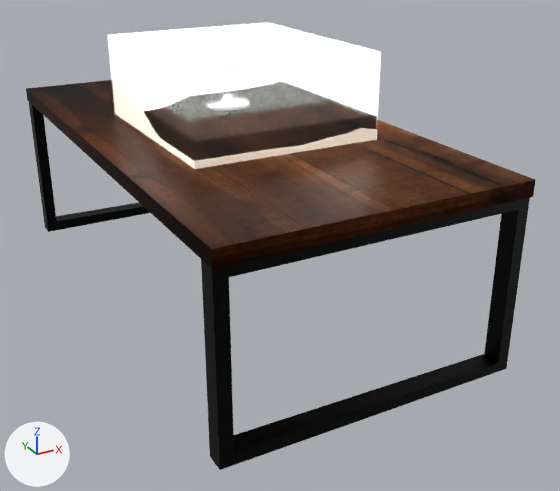
The Blender file assets/blender_water_simulation.blend as it was, and as the next commit left it.
One viewpoint serves both versions: a camera (50 mm lens) standing at (-34.7, -80.9, 22.1) and looking at (6.5, -6.0, -15.4). Every picture has the same lights, and +X, +Y and +Z are marked at lower left.

Names of what the first picture shows: 'Glass walls', 'Legs', 'Sand', 'Table'.
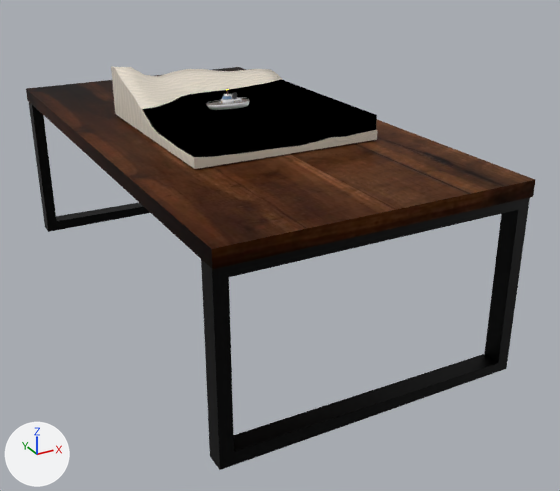
Commit message: Add soaked sand

Patch to the scene script:
```diff
--- a/assets/blender_water_simulation.blend.py
+++ b/assets/blender_water_simulation.blend.py
@@ mat_material @@
 n0 = _N.new('ShaderNodeMixShader'); n0.name = 'Mix Shader'
+n0.inputs[0].default_value = 0.175  # 'Factor'
 n1 = _N.new('ShaderNodeOutputMaterial'); n1.name = 'Material Output'
@@ mat_material @@
 n3 = _N.new('ShaderNodeBsdfPrincipled'); n3.name = 'Principled BSDF'
 n3.inputs[1].default_value = 0.916  # 'Metallic'
-n3.inputs[2].default_value = 0.0  # 'Roughness'
+n3.inputs[2].default_value = 0.336  # 'Roughness'
 n3.inputs[3].default_value = 1.45  # 'IOR'
@@ mat_material @@
 n3.inputs[28].default_value = 1.0  # 'Emission Strength'
+n3.inputs[0].default_value = (0.106, 0.0, 0.8, 1.0)  # 'Base Color', purple #5c00e7
 n4 = _N.new('ShaderNodeAddShader'); n4.name = 'Add Shader'
@@ mat_soaked @@
+mat_soaked = bpy.data.materials.new('Soaked')
+# nodes: BsdfPrincipled, BsdfTransparent, MixShader, OutputMaterial
+# colours: white #ffebdc, brown #3a1b04
@@ me_plane_003 @@
 me_plane_003.from_pydata(...)  # 188 vertices, 165 faces; spans x -1.4..1.44, y -1.82..1.44, z -0.13..0.67
 # used by ob_sand; location = (3.4, 0.0, -0.6); scale = (7.59, 7.59, 7.59)
 # before: 104 (0.39, -1.61, 0.04), 124 (0.9, -1.62, 0.05), 134 (1.15, -1.62, 0.04)
-me_plane_003.vertices[22].co = (0.9, -1.82, 0.05)  # pixel (346, 133)
-me_plane_003.vertices[23].co = (1.15, -1.82, 0.1)  # pixel (361, 127)
+# me_plane_003 part 1: all 2 vertices in x -1.4, y -0.87..-0.56, z 0.0 are moved by (0.0, 0.0, 0.04)
+# me_plane_003 part 2: the 1 vertex in x -1.4, y -1.62, z 0.0 is moved by (0.0, 0.0, 0.04)
+# me_plane_003 part 3: the 1 vertex in x -1.4, y -1.82, z 0.0 is moved by (0.0, 0.0, 0.05)
+# me_plane_003 part 4
+for i in [104, 124, 134]: me_plane_003.vertices[i].co += Vector((0.0, 0.0, -0.05))
+me_plane_003.vertices[22].co = (0.9, -1.82, 0.01)  # pixel (345, 136)
+me_plane_003.vertices[23].co = (1.15, -1.82, 0.03)  # pixel (360, 133)
 me_plane_003.vertices[94].co = (0.13, -1.62, 0.01)
-me_plane_003.vertices[114].co = (0.64, -1.59, 0.08)
-me_plane_003.vertices[115].co = (0.64, -1.17, 0.04)
+me_plane_003.vertices[114].co = (0.64, -1.59, -0.04)
+me_plane_003.vertices[115].co = (0.64, -1.17, 0.02)
 me_plane_003.materials.append(mat_sand)
@@ me_plane_000 @@
+me_plane_000.from_pydata(...)  # 107 vertices, 85 faces; spans x -1.4..1.44, y -1.82..0.96, z 0.0..0.25
+me_plane_000.polygons.foreach_set('use_smooth', [True] * 85)
+me_plane_000.materials.append(mat_soaked)
@@ ob_glass_walls @@
 ob_glass_walls = bpy.data.objects.new('Glass walls', me_cube)
-ob_glass_walls.location = (3.4, 1.6, -2.2)
-ob_glass_walls.scale = (1.48, 1.32, 1.3)
+ob_glass_walls.location = (3.4, 1.7, -2.4)
+ob_glass_walls.scale = (1.55, 1.34, 1.36)
+ob_glass_walls.hide_set(True)
@@ ob_water @@
 ob_water = bpy.data.objects.new('Water', me_plane_002)
-ob_water.location = (3.4, -2.9, 1.2)
+ob_water.location = (3.4, -2.9, 1.3)
 ob_water.scale = (8.76, 8.76, 8.76)
@@ ob_soaked_sand @@
+ob_soaked_sand = bpy.data.objects.new('Soaked Sand', me_plane_000)
+ob_soaked_sand.parent = ob_water
+ob_soaked_sand.matrix_parent_inverse = Matrix(((0.114, 0.0, 0.0, -0.389), (0.0, 0.114, 0.0, 0.333), (0.0, 0.0, 0.114, -0.138), (0.0, 0.0, 0.0, 1.0)))
+ob_soaked_sand.location = (3.392, -0.00854, -0.641)
+ob_soaked_sand.scale = (7.59, 7.59, 7.59)
```

Changed parts and their boxes [x1, y1, x2, y2] in the pictures (560 x 491 px; the box of a moved part takes in the faces that stretch with it):
'Glass walls', hidden
    before: [108, 23, 381, 171]
'Water', moved (not visible before)
    after: [142, 79, 377, 157]
'Soaked Sand', added
    after: [144, 95, 374, 156]
part 1 of me_plane_003, moved or reshaped (not visible before)
    after: [151, 127, 176, 156]
part 2 of me_plane_003, moved or reshaped (not visible before)
    after: [175, 146, 189, 165]
part 3 of me_plane_003, moved or reshaped (not visible before)
    after: [188, 154, 213, 169]
part 4 of me_plane_003, moved or reshaped (not visible before)
    after: [285, 130, 378, 148]
